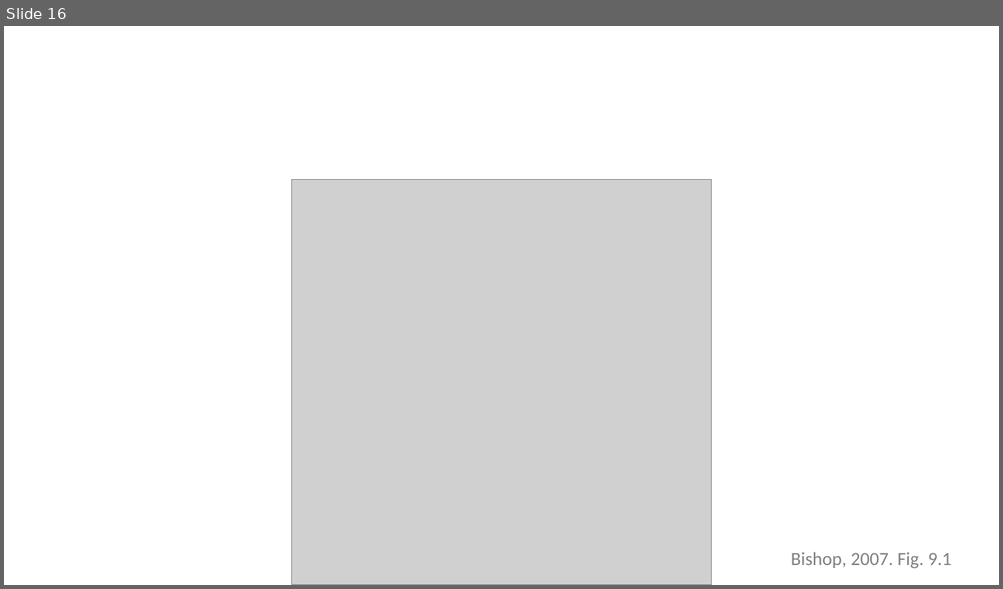
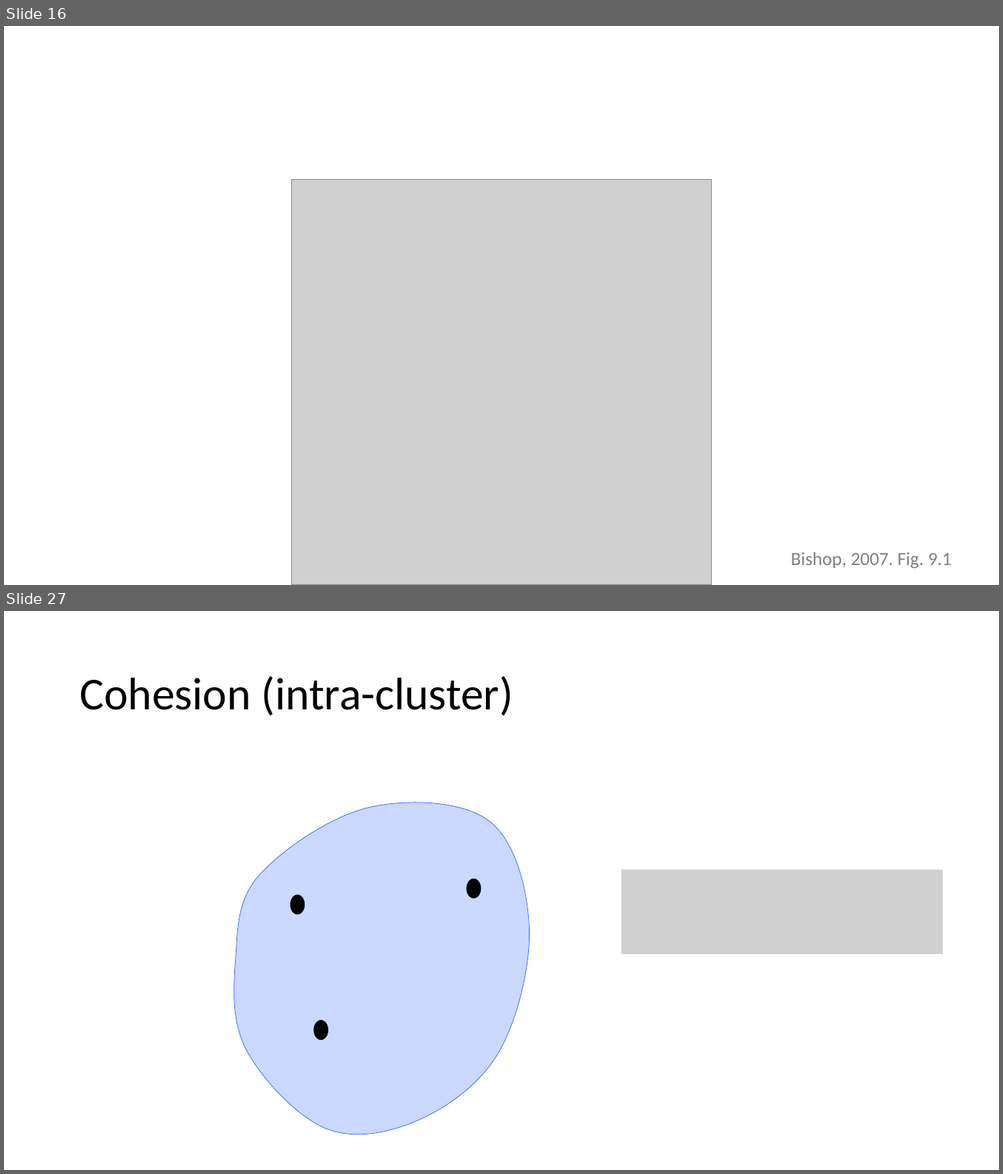
Before and after one commit to mathphysmx/teaching-ml, a slide deck: slides/04_ML_K-Means.pptx. Shown one above the other, each under a label of ours: slide 16 before the commit, slides 16 and 27 after it; the slides between them are not shown. The pictures are 1003x589 and 1003x1174 pixels, drawn with LibreOffice and Linux fonts; fonts in the diff are those of the drawing; grey boxes stand for pictures. Boxes give left, top, right and bottom in pixels: in the first picture for what was removed or moved away, otherwise in the second. Text is boxed around its words. In the diff, an @@ line names an element or a change of style, - is before the commit and + after.

```diff
--- a/slides/04_ML_K-Means.pptx
+++ b/slides/04_ML_K-Means.pptx
@@ slide 27 added at (x1=4, y1=611, x2=999, y2=1170), background #FFFFFF @@
@@ title added at (x1=79, y1=676, x2=513, y2=716), 44 pt, text #000000 @@
+Cohesion (intra-cluster)
@@ freeform shape added at (x1=232, y1=798, x2=531, y2=1141), fill #3366FF at 25% opacity, outline #3366FF 0.5 pt @@
@@ picture added at (x1=622, y1=870, x2=942, y2=954) @@
@@ ellipse added at (x1=290, y1=895, x2=304, y2=914), fill #000000, outline #000000 0.5 pt @@
@@ ellipse added at (x1=466, y1=879, x2=481, y2=898), fill #000000, outline #000000 0.5 pt @@
@@ ellipse added at (x1=313, y1=1021, x2=328, y2=1040), fill #000000, outline #000000 0.5 pt @@
```
Also in this commit, not shown: 2 slides changed, 15 other slides added, 3 other files.
